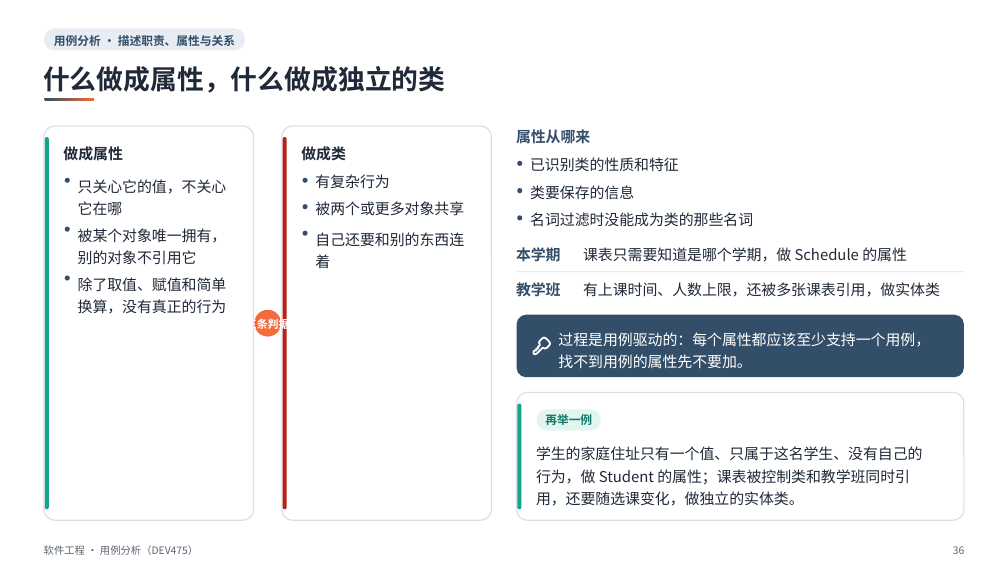
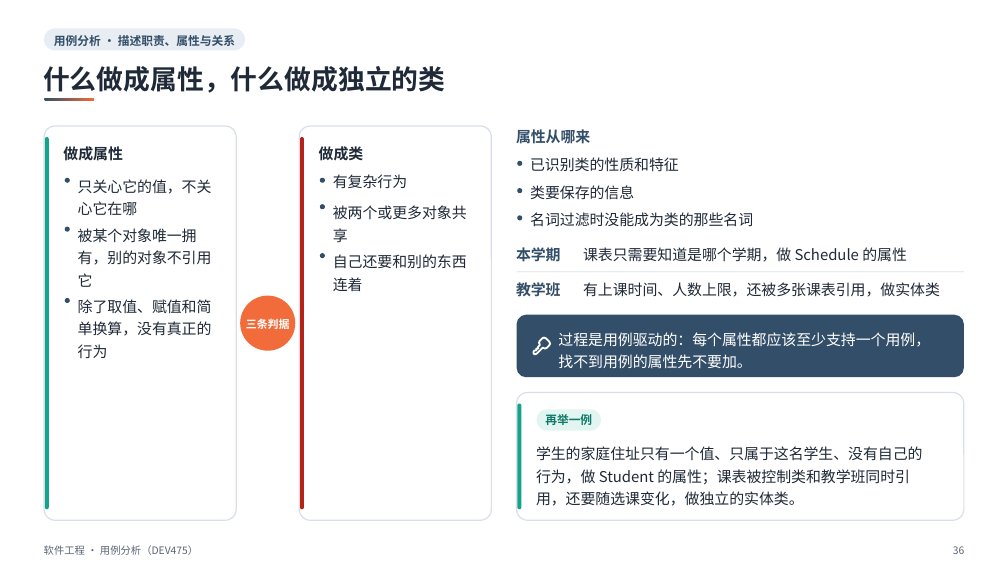
Before and after one commit to sweetcornna/JLU-remake, a slide deck: slide 36 of 大三上/软件工程/重制版PPT/用例分析（DEV475）（重制版）.pptx. Drawn at 1008x567 pixels with LibreOffice and Linux fonts; fonts in the diff are those of the drawing. Boxes give left, top, right and bottom in pixels: in the first picture for what was removed or moved away, otherwise in the second. Text is boxed around its words. In the diff, an @@ line names an element or a change of style, - is before the commit and + after.

```diff
--- a/大三上/软件工程/重制版PPT/用例分析（DEV475）（重制版）.pptx
+++ b/大三上/软件工程/重制版PPT/用例分析（DEV475）（重制版）.pptx
@@ rounded rectangle: place and size @@
-rounded rectangle at box(44, 126, 253, 521)
+rounded rectangle at box(44, 126, 236, 521)
@@ rounded rectangle at box(44, 126, 236, 521): proportions changed @@
@@ rounded rectangle at box(299, 126, 492, 521): proportions changed @@
@@ rounded rectangle: place and size @@
-rounded rectangle at box(282, 126, 492, 521)
+rounded rectangle at box(299, 126, 492, 521)
@@ rounded rectangle: place and size @@
-rounded rectangle at box(283, 137, 287, 509)
+rounded rectangle at box(300, 137, 304, 509)
@@ text "做成类": place and size @@
-text "做成类" at box(301, 146, 346, 160)
+text "做成类" at box(319, 146, 364, 161)
@@ text at box(78, 179, 212, 215): spaces changed @@
-只关心它的值，不关心
-它在哪
+只关心它的值，不关
+心它在哪
@@ 2 ellipses, 1 text: place and size @@
-2 ellipses, 1 text at box(302, 174, 389, 209)
+2 ellipses, 1 text at box(320, 174, 407, 209)
@@ text at box(333, 205, 467, 243): text changed @@
-被两个或更多对象共享
+被两个或更多对象共
+享
@@ text at box(78, 228, 212, 287): spaces changed @@
-被某个对象唯一拥有，
-别的对象不引用它
+被某个对象唯一拥
+有，别的对象不引用
+它
@@ ellipse: place and size @@
-ellipse at box(302, 231, 308, 236)
+ellipse at box(320, 253, 325, 259)
@@ text at box(333, 254, 467, 291): spaces changed @@
-自己还要和别的东西连
-着
+自己还要和别的东西
+连着
@@ ellipse: place and size @@
-ellipse at box(65, 275, 70, 281)
+ellipse at box(65, 298, 70, 303)
@@ text at box(78, 299, 212, 358): spaces changed @@
-除了取值、赋值和简单
-换算，没有真正的行为
+除了取值、赋值和简
+单换算，没有真正的
+行为
@@ ellipse: place and size @@
-ellipse at box(254, 310, 281, 337)
+ellipse at box(240, 296, 296, 351)
```
Also in this commit, not shown: 15 other slides changed, 3 other files.
